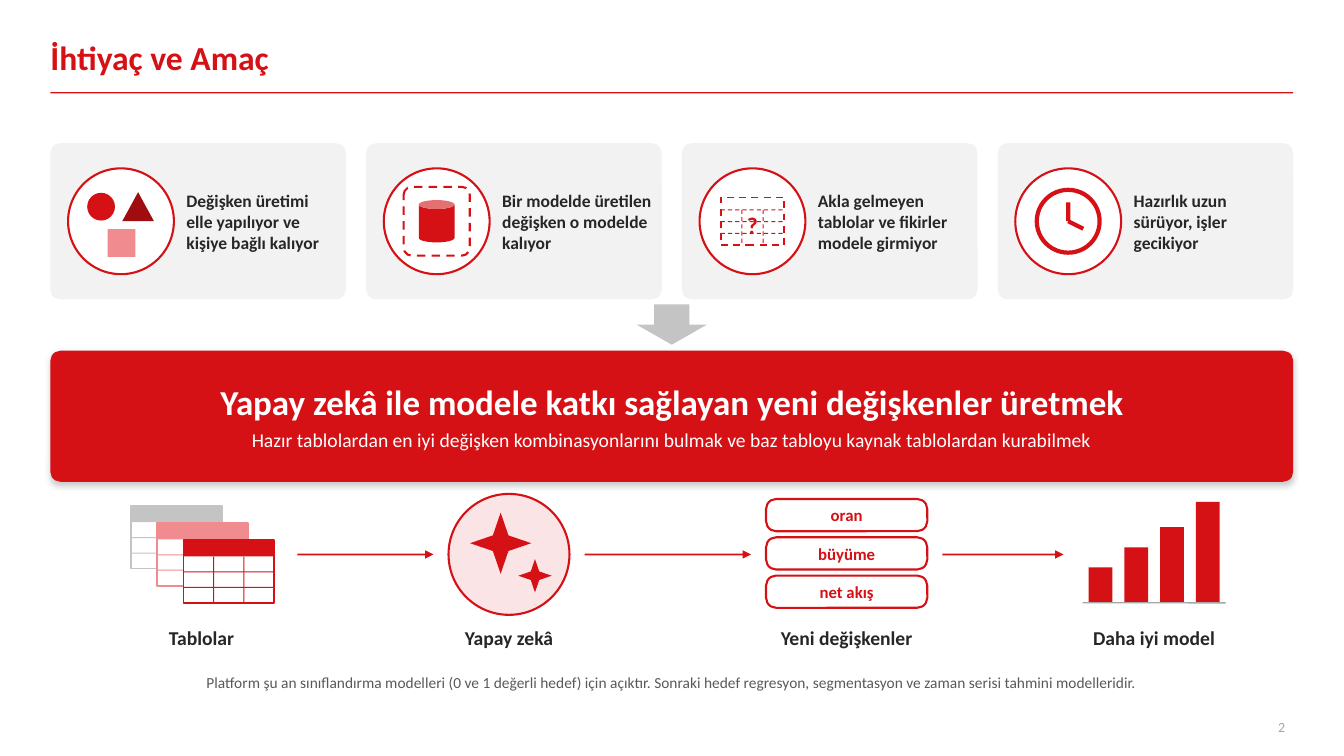
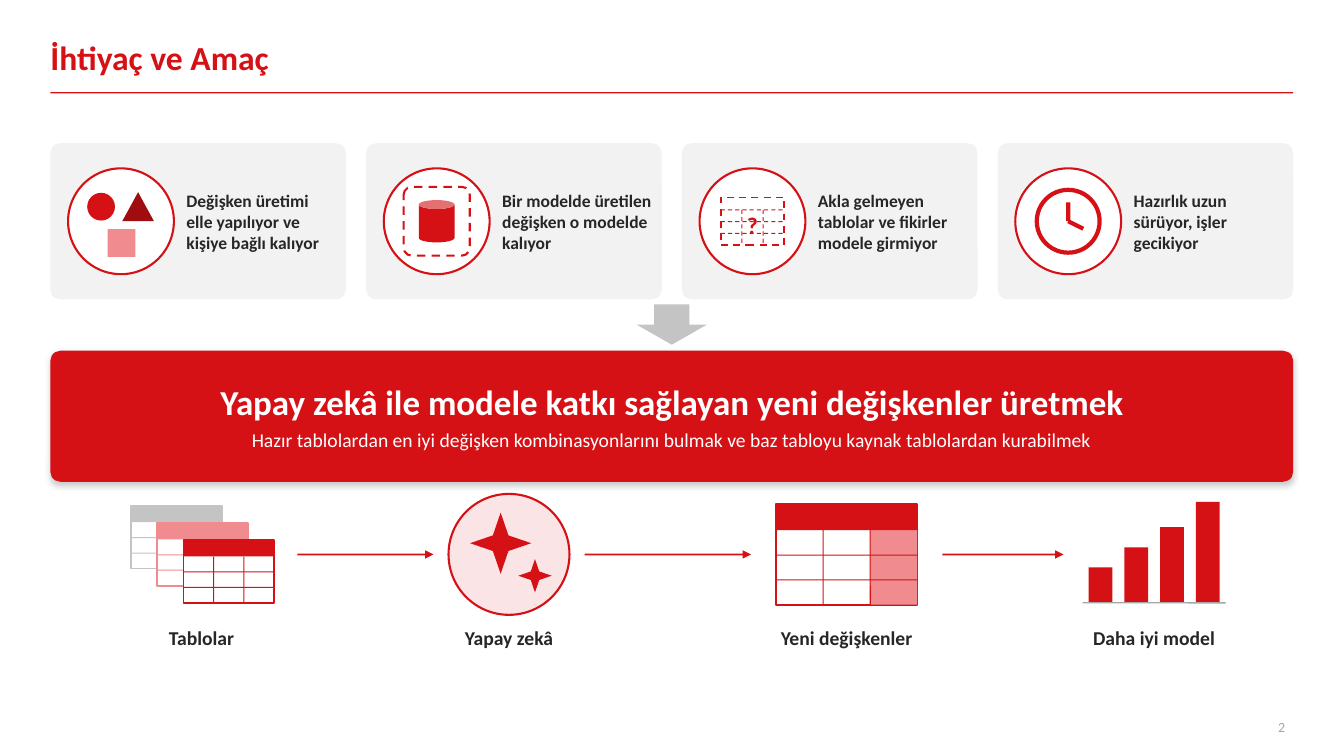
Before and after one commit to canmergen/amp, a slide deck: slide 2 of analitik_modelleme_platformu_GUNCEL/sunum/Platform_Sunum_Sade.pptx. Drawn at 1344x756 pixels with LibreOffice and Linux fonts; fonts in the diff are those of the drawing. Boxes give left, top, right and bottom in pixels: in the first picture for what was removed or moved away, otherwise in the second. Text is boxed around its words. In the diff, an @@ line names an element or a change of style, - is before the commit and + after.

```diff
--- a/analitik_modelleme_platformu_GUNCEL/sunum/Platform_Sunum_Sade.pptx
+++ b/analitik_modelleme_platformu_GUNCEL/sunum/Platform_Sunum_Sade.pptx
@@ rectangle: place and size @@
-rectangle at <box>766,537,928,570</box>
+rectangle at <box>776,504,918,530</box>
@@ rectangle at <box>776,504,918,530</box>: rounded rectangle to rectangle; fill #FFFFFF to #D51115; outline #D51115 1.5 pt to none @@
@@ rectangle: place and size @@
-rectangle at <box>766,499,928,531</box>
+rectangle at <box>776,504,918,605</box>
@@ rectangle at <box>776,504,918,605</box>: rounded rectangle to rectangle; outline #D51115 1.5 pt to #D51115 1.25 pt @@
@@ line added from (824, 530) to (824, 605), #D51115 0.75 pt @@
@@ text removed at <box>831,512,863,521</box> @@
-oran
@@ rectangle added at <box>870,530,918,605</box>, fill #F08C8F @@
@@ line added from (870, 530) to (870, 605), #D51115 0.75 pt @@
@@ line added from (776, 556) to (918, 556), #D51115 0.75 pt @@
@@ text removed at <box>818,548,875,563</box> @@
-büyüme
@@ rounded rectangle removed at <box>766,576,928,608</box> @@
@@ line added from (776, 580) to (918, 580), #D51115 0.75 pt @@
@@ text removed at <box>820,586,873,601</box> @@
-net akış
@@ text removed at <box>206,677,1135,691</box> @@
-Platform şu an sınıflandırma modelleri (0 ve 1 değerli hedef) için açıktır. Sonraki hedef regresyon, segmentasyon ve zaman serisi tahmini modelleridir.
```
Also in this commit, not shown: 13 other slides changed, 1 other file.
